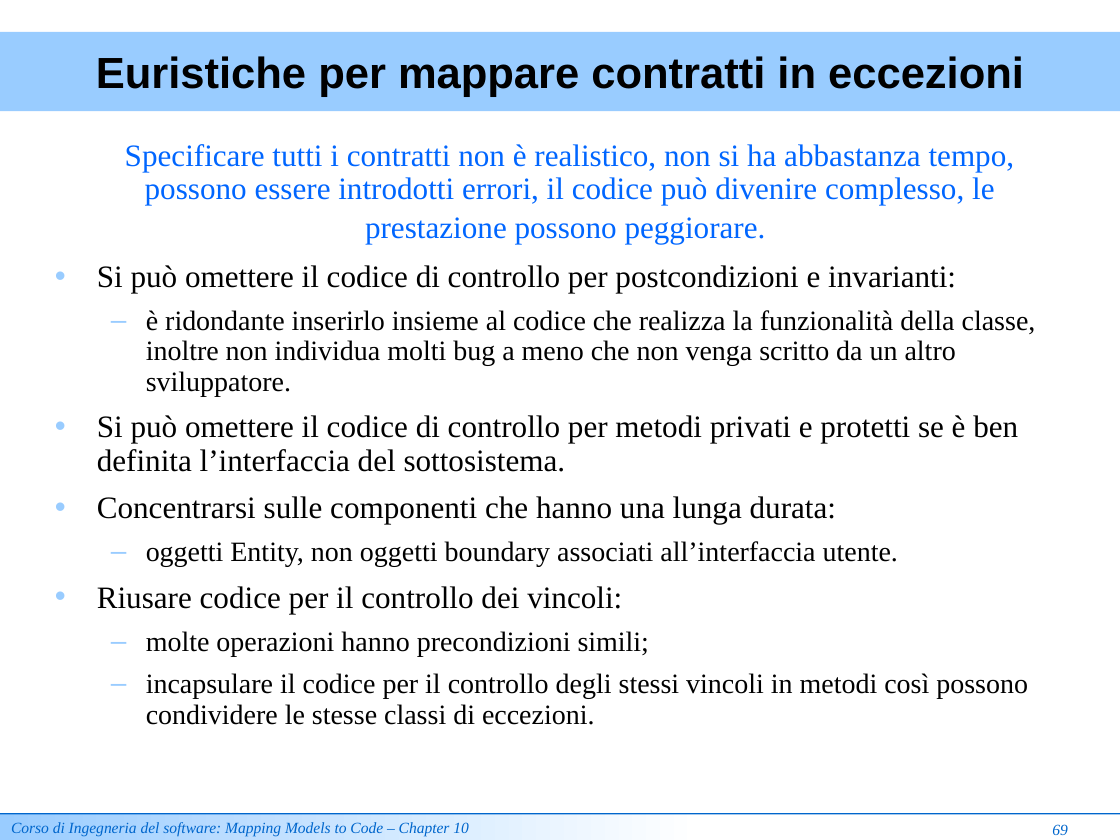
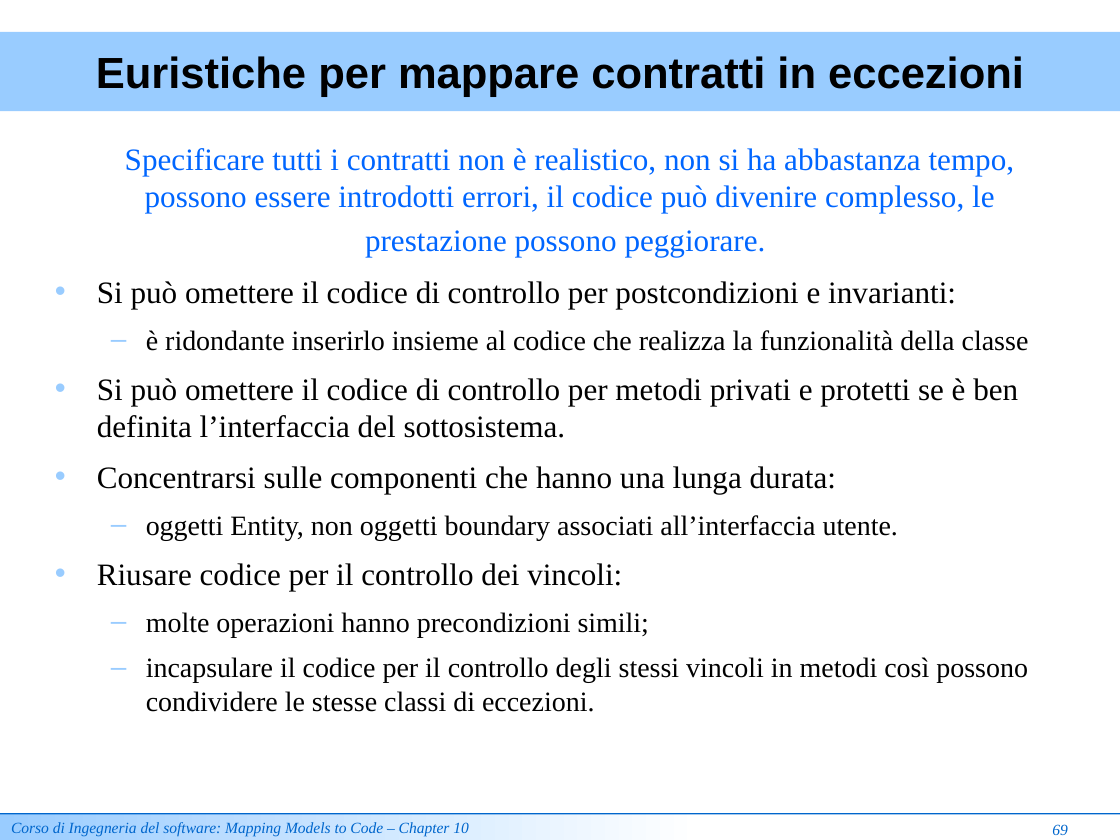
Before and after one commit to ammirate/at-silo, a slide deck: slide 20 of documenti_comuni/Lezione Mapping Models To Code [Review].ppt. Drawn at 1120x840 pixels with LibreOffice and Linux fonts; fonts in the diff are those of the drawing. Boxes give left, top, right and bottom in pixels: in the first picture for what was removed or moved away, otherwise in the second. Text is boxed around its words. In the diff, an @@ line names an element or a change of style, - is before the commit and + after.

```diff
--- a/documenti_comuni/Lezione Mapping Models To Code [Review].ppt
+++ b/documenti_comuni/Lezione Mapping Models To Code [Review].ppt
@@ text at (97,148,1028,712): line spacing 0.9 to 1 @@
@@ text at (146,330,1029,351): text changed @@
-  – è ridondante inserirlo insieme al codice che realizza la funzionalità della classe, inoltre non individua molti bug a meno che non venga scritto da un altro sviluppatore.
+  – è ridondante inserirlo insieme al codice che realizza la funzionalità della classe
```
Also in this commit, not shown: 4 other slides changed, 2 slides added, 4 slides removed.
